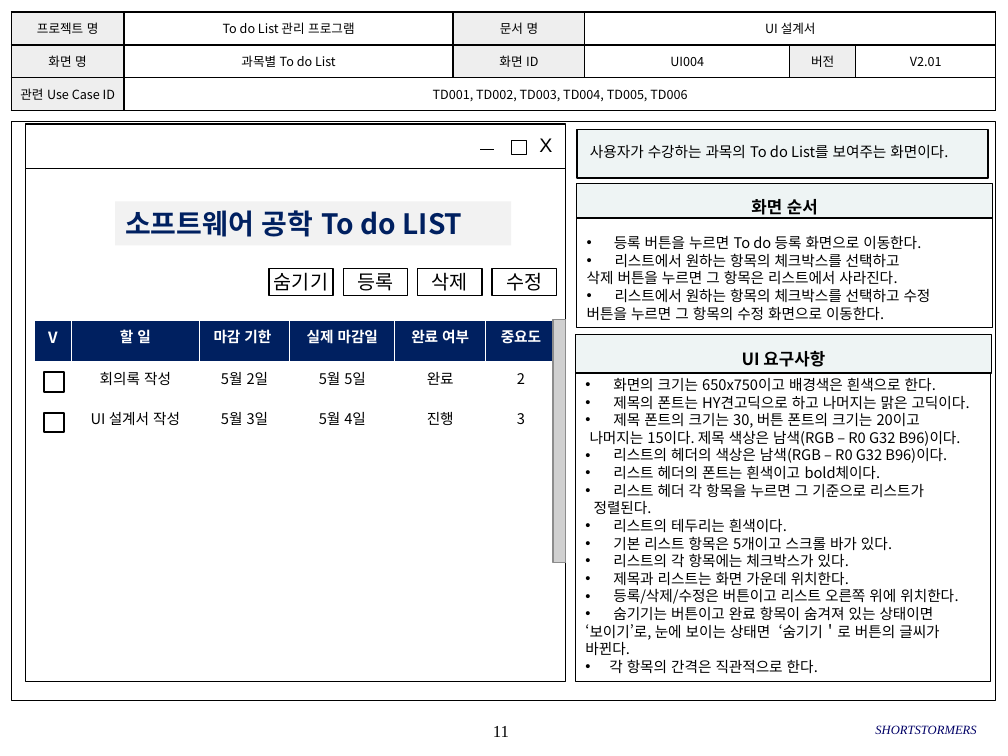
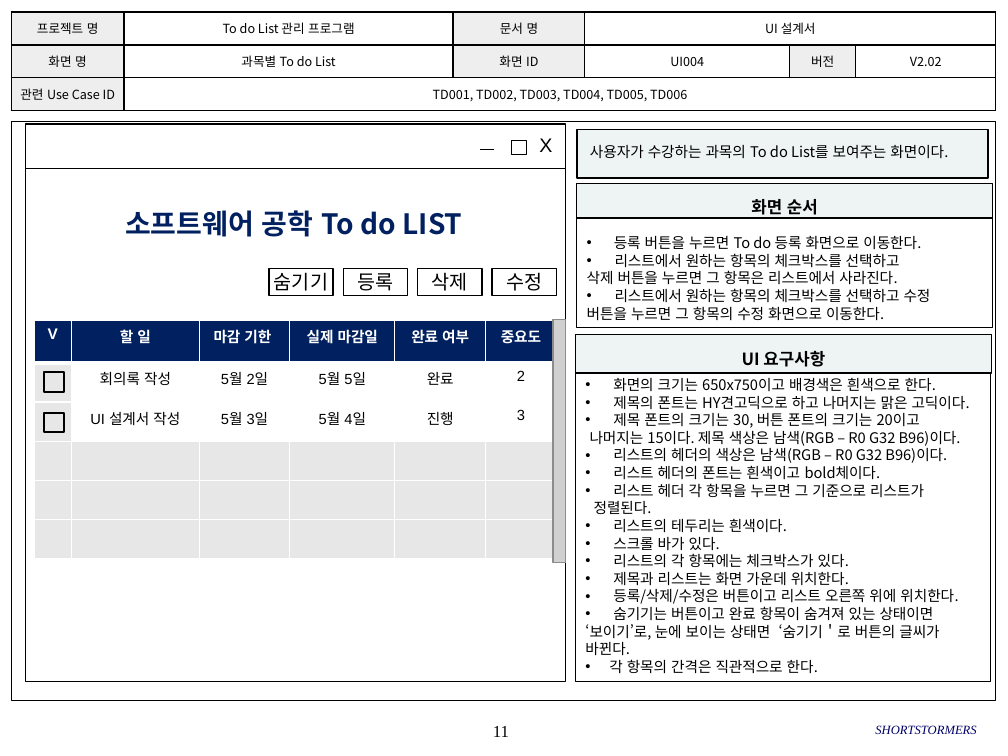
Before and after one commit to SMU-SE-Admin/18-1_7_SHORTSTORMERS_Doc, a slide deck: slide 11 of 03 설계/UI 설계서_7_SHORTSTORMERS.pptx. Drawn at 1008x756 pixels with LibreOffice and Linux fonts; fonts in the diff are those of the drawing; grey boxes stand for pictures; background and template pictures are left out. Boxes give left, top, right and bottom in pixels: in the first picture for what was removed or moved away, otherwise in the second. Text is boxed around its words. In the diff, an @@ line names an element or a change of style, - is before the commit and + after.

```diff
--- a/03 설계/UI 설계서_7_SHORTSTORMERS.pptx
+++ b/03 설계/UI 설계서_7_SHORTSTORMERS.pptx
@@ table at (11, 12, 995, 111) @@
-row 2, column 6: V2.01
+row 2, column 6: V2.02
@@ table at (34, 321, 556, 559) @@
@@ fill #FFFFFF to #E7E7E7 in 20 cells @@
@@ fill #FFFFFF to none in 10 cells @@
@@ font Noto Sans CJK KR to Arial @@
@@ text in rectangle at (613, 537, 720, 550): text changed @@
-• 기본 리스트 항목은 5개이고 스크롤 바가 있다.
+• 스크롤 바가 있다.
```
Also in this commit, not shown: 26 other slides changed, 8 slides added.
